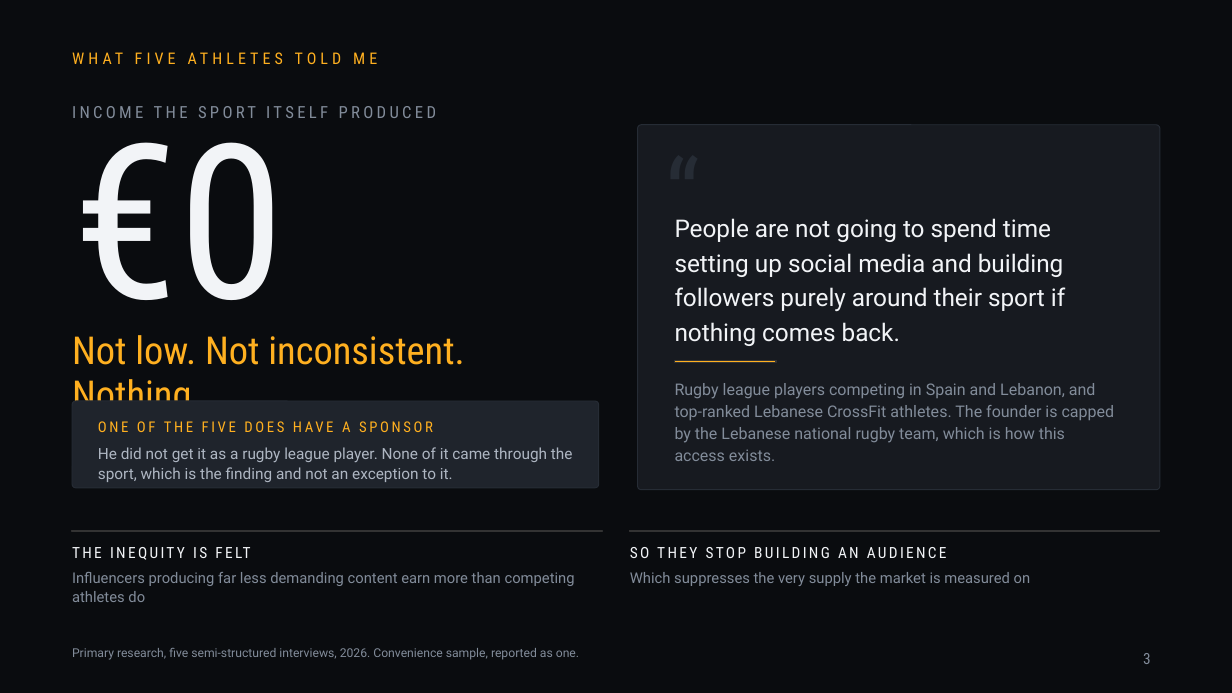
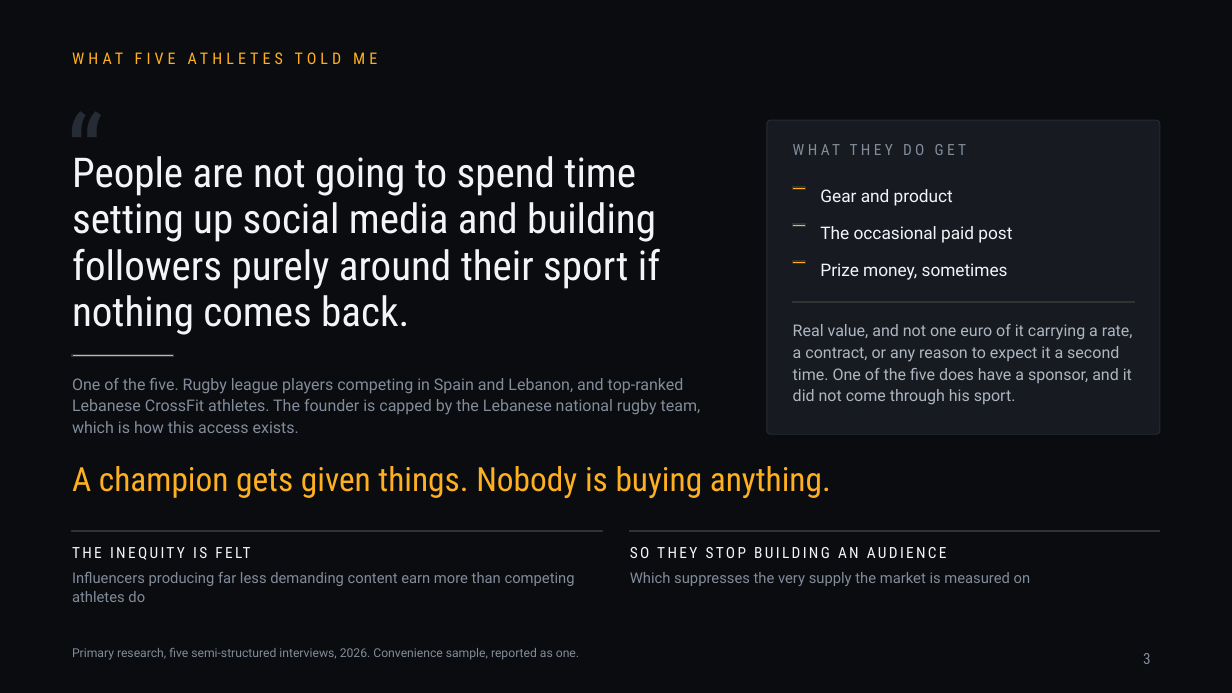
Before and after one commit to jadzoghaib/stride, a slide deck: slide 3 of deck/Stride_Pitch_Deck.pptx. Drawn at 1232x693 pixels with LibreOffice and Linux fonts; fonts in the diff are those of the drawing. Boxes give left, top, right and bottom in pixels: in the first picture for what was removed or moved away, otherwise in the second. Text is boxed around its words. In the diff, an @@ line names an element or a change of style, - is before the commit and + after.

```diff
--- a/deck/Stride_Pitch_Deck.pptx
+++ b/deck/Stride_Pitch_Deck.pptx
@@ text "“": place and size @@
-text "“" at <box>665,131,758,224</box>
+text "“" at <box>67,85,177,177</box>
@@ text "“" at <box>67,85,177,177</box>: size 80 to 86 pt @@
@@ text removed at <box>72,106,436,118</box> @@
-INCOME THE SPORT ITSELF PRODUCED
@@ text removed at <box>72,106,285,348</box> @@
-€0
@@ rounded rectangle: place and size @@
-rounded rectangle at <box>638,125,1160,490</box>
+rounded rectangle at <box>767,120,1160,434</box>
@@ rounded rectangle at <box>767,120,1160,434</box>: proportions changed @@
@@ text added at <box>793,140,1135,165</box>, 12 pt, text #828C9A @@
+WHAT THEY DO GET
@@ text "People are not going to ...": place and size @@
-text "People are not going to ..." at <box>675,218,1065,346</box>
+text "People are not going to ..." at <box>72,156,660,335</box>
@@ text "People are not going to ..." at <box>72,156,660,335</box>: size 19 to 32 pt, font Roboto to Roboto Condensed; line spacing 27pt to 36pt @@
@@ rectangle added at <box>793,187,806,189</box>, fill #FFB020, outline #333333 1 pt @@
@@ text added at <box>820,189,953,206</box>, 13.5 pt, text #F2F4F7 @@
+Gear and product
@@ rectangle added at <box>793,224,806,226</box>, fill #FFB020, outline #333333 1 pt @@
@@ text added at <box>820,226,1012,243</box>, 13.5 pt, text #F2F4F7 @@
+The occasional paid post
@@ rectangle added at <box>793,262,806,264</box>, fill #FFB020, outline #333333 1 pt @@
@@ text added at <box>820,263,1008,280</box>, 13.5 pt, text #F2F4F7 @@
+Prize money, sometimes
@@ rectangle added at <box>793,301,1135,302</box>, fill #262C35, outline #333333 1 pt @@
@@ text added at <box>793,324,1133,405</box>, 12.5 pt, text #AEB6C2 @@
+Real value, and not one euro of it carrying a rate, a contract, or any reason to expect it a second time. One of the five does have a sponsor, and it did not come through his sport.
@@ rectangle: place and size @@
-rectangle at <box>675,360,776,362</box>
+rectangle at <box>72,355,174,357</box>
@@ text removed at <box>72,335,464,401</box> @@
-Not low. Not inconsistent. Nothing
@@ text at <box>72,378,701,433</box>: text changed @@
-Rugby league players competing in Spain and Lebanon, and top-ranked Lebanese CrossFit athletes. The founder is capped by the Lebanese national rugby team, which is how this access exists.
+One of the five. Rugby league players competing in Spain and Lebanon, and top-ranked Lebanese CrossFit athletes. The founder is capped by the Lebanese national rugby team, which is how this access exists.
@@ rounded rectangle removed at <box>72,401,599,488</box> @@
@@ text removed at <box>98,447,573,482</box> @@
-He did not get it as a rugby league player. None of it came through the sport, which is the finding and not an exception to it.
@@ text removed at <box>342,421,351,432</box> @@
-ONE OF THE FIVE DOES HAVE A SPONSOR
@@ text added at <box>72,466,831,498</box>, 26 pt, text #FFB020 @@
+A champion gets given things. Nobody is buying anything.
```
Also in this commit, not shown: 1 other slide changed, 2 other files.
